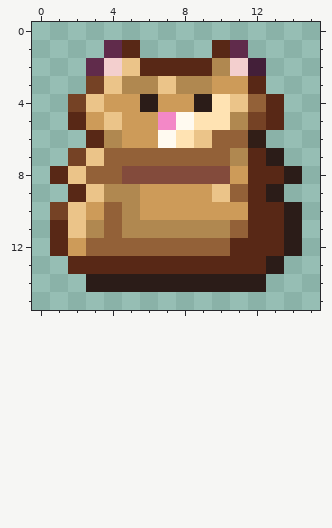
A pixel-art file gets an edit: resources/gfx/ui/icons/items/hamster_sack.aseprite. The first picture shows the starting point.
16x16 pixels, 1 frame. Colours within 5 levels of each other are drawn and written as one.
The result:
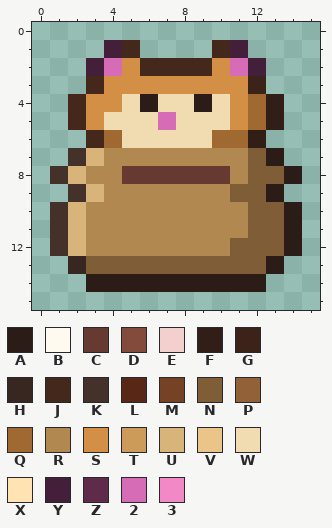
Palette (. is transparent): A #2b1c18  B #fffaf0  C #663931  D #834b3c  E #f3cfce  F #311e17  G #3b2319  H #382620  J #43281b  K #443129  L #582816  M #754225  N #7f5d36  P #936138  Q #a06932  R #b08850  S #d38f45  T #cd9b59  U #d8b47a  V #ebc489  W #f0dcb0  X #ffe3b3  Y #431f39  Z #602b4b  2 #d66bb6  3 #f388c7
Difference:
Changed rows in their new state; - is an unchanged pixel.
first column x 1:
 1 ---YJ----JY--
 2 --Y2SJJJJS2--
 3 --JSSSSSSSSG-
 4 -JSSW-WW-WSQF
 5 -JSWWW2WWWSQF
 6 --JQWWWWWQQ--
 7 -KURRRRRRR-N-
 8 KURRCCCCCCRNN
 9 -KU--RRRRRNN-
10 KURR-RRRRRRNN
11 KU-R------RNN
12 KURRRRRRRRNNN
13 -HNNNNNNNNNN-
